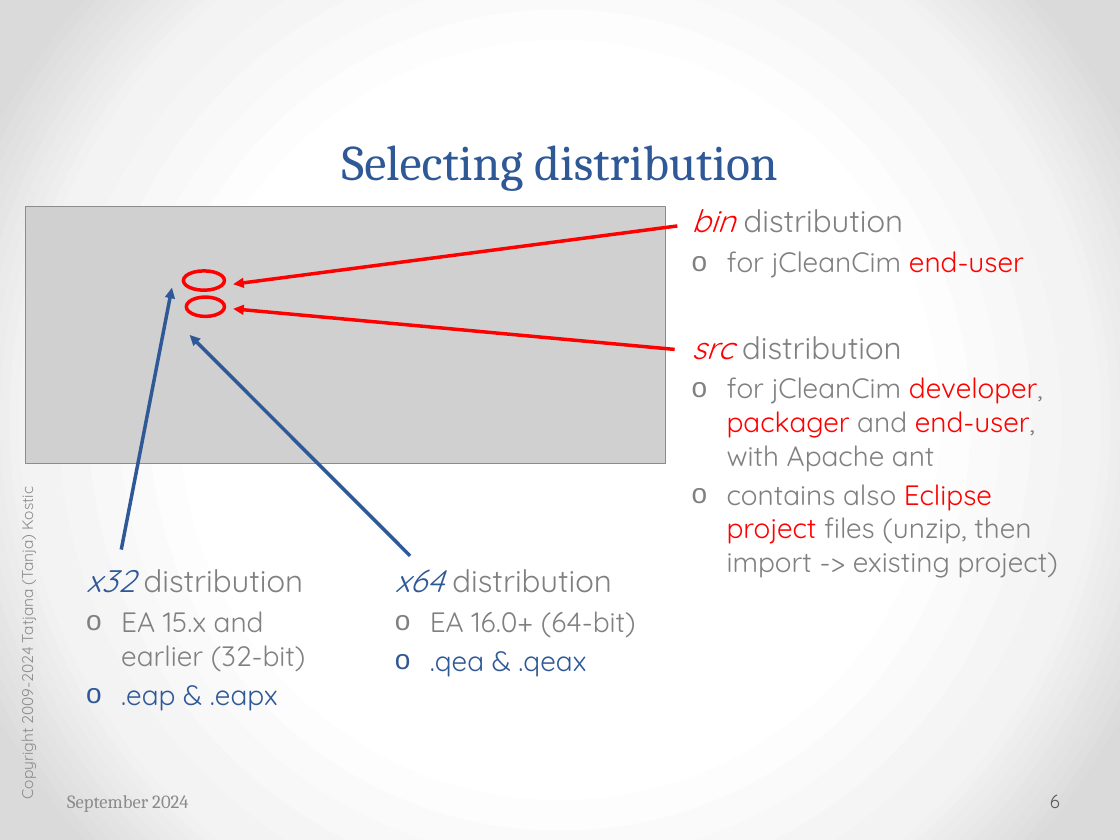
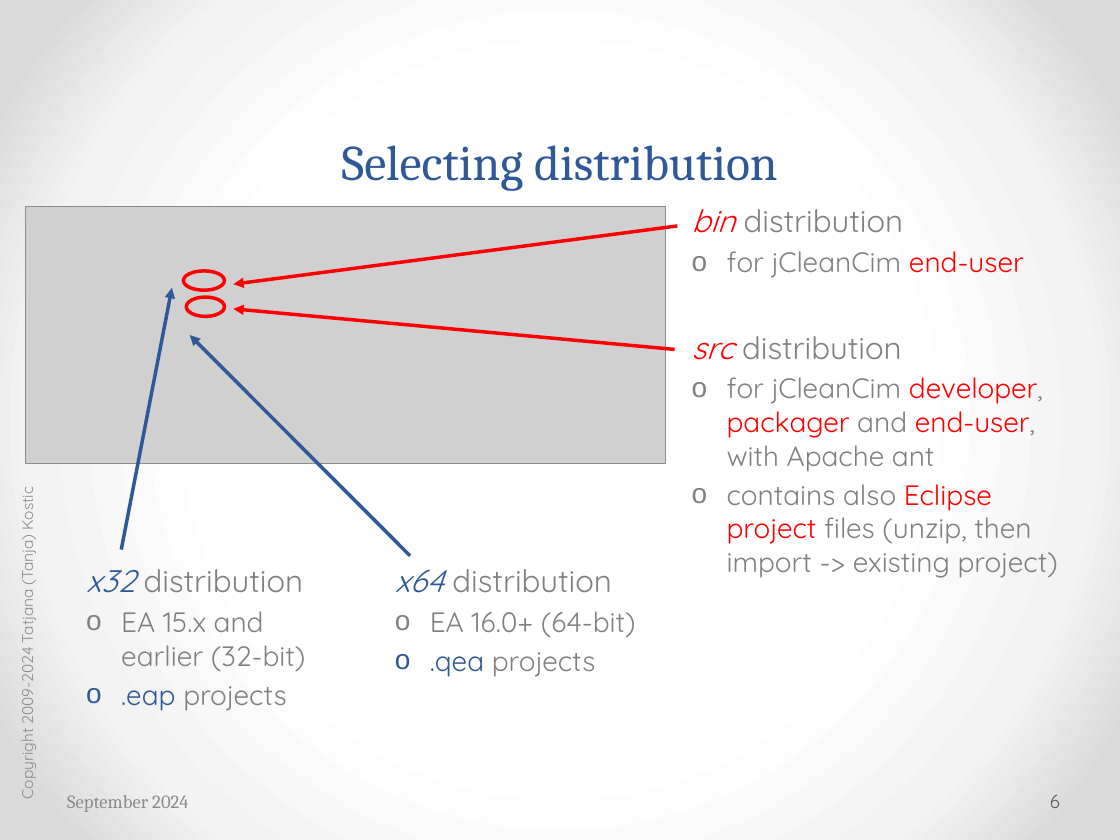
Before and after one commit to cimug-org/jCleanCim, a slide deck: slide 6 of doc/jCleanCimIntro.pptx. Drawn at 1120x840 pixels with LibreOffice and Linux fonts; fonts in the diff are those of the drawing; grey boxes stand for pictures. Boxes give left, top, right and bottom in pixels: in the first picture for what was removed or moved away, otherwise in the second. Text is boxed around its words. In the diff, an @@ line names an element or a change of style, - is before the commit and + after.

```diff
--- a/doc/jCleanCimIntro.pptx
+++ b/doc/jCleanCimIntro.pptx
@@ text at (430, 652, 596, 677): text changed; text colour #2F5897 to #808080 @@
-  o .qea & .qeax
+  o .qea projects
@@ text at (121, 686, 287, 711): text changed; text colour #2F5897 to #808080 @@
-  o .eap & .eapx
+  o .eap projects
```
Also in this commit, not shown: 24 other slides changed, 4 other files.
